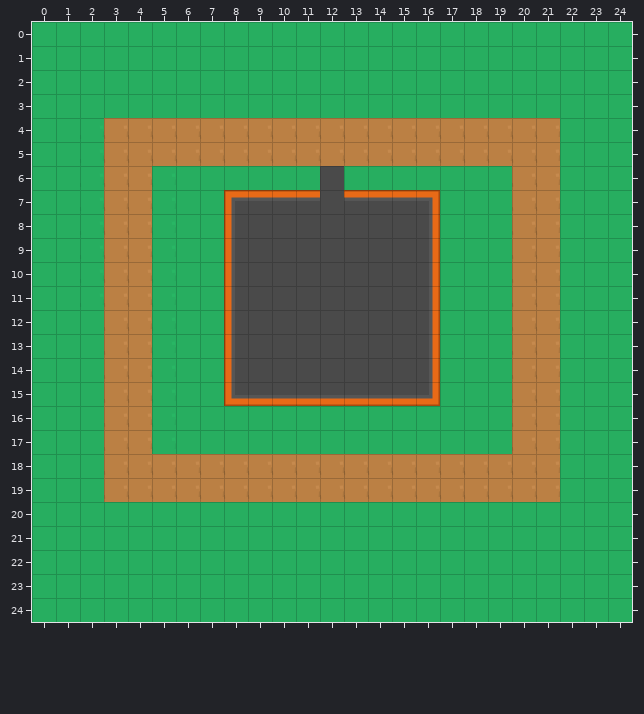
An edit to a level. Tiled map, res/Map.tmx. That is the earlier state.
Cells are 32x32 px. Shown: x 0..24, y 0..24.
Once edited:
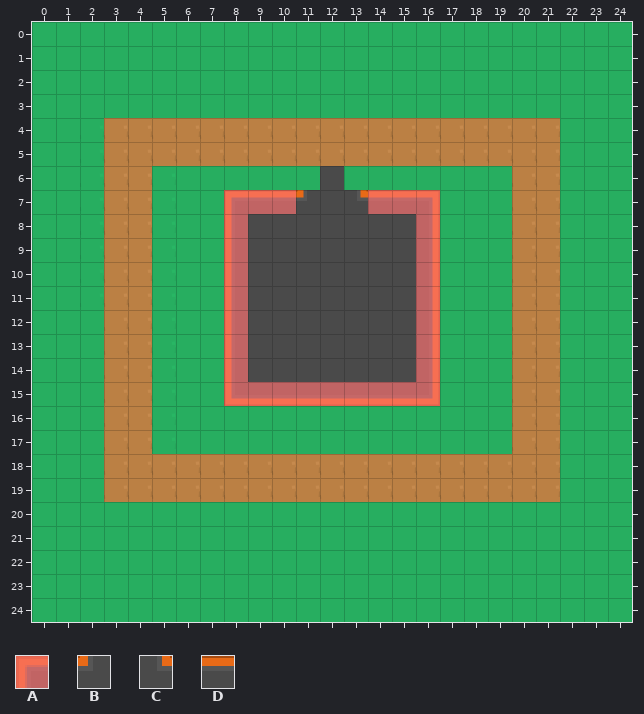
Key: from "CollidableLayer": A 1; from "tilesheet_complete": B 440, C 441, D 447.
_ is an empty cell, . an unchanged one.
Tiles of an added or newly shown layer are drawn over the layers below it.
See-through tiles are keyed as they look on the map.
Author's note on the commit: Added parsing of collidable tiles & collision detection.
Diff:
--- layer "Tile Layer 1"
@@ x 11..13 @@
- 7 D.D
+ 7 B.C
--- layer "Collidable TileLayer" (added)
@@ x 8..16 @@
- 7 ___...___
- 8 _......._
- 9 _......._
-10 _......._
-11 _......._
-12 _......._
-13 _......._
-14 _......._
-15 _________
+ 7 AAA...AAA
+ 8 A.......A
+ 9 A.......A
+10 A.......A
+11 A.......A
+12 A.......A
+13 A.......A
+14 A.......A
+15 AAAAAAAAA
